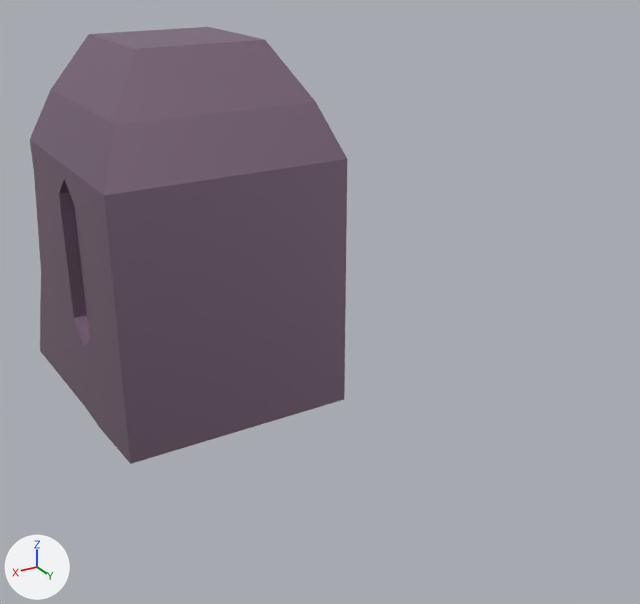
The glTF model Modelos/Robot.glb, before and after one commit.
Before and after are seen from a 50 mm lens placed at (2.78, 6.87, 4.09), pointed at (-0.5, 1.41, 1.36). The lights are fixed; the arrows at lower left show +X, +Y and +Z. Where no turn or scale is listed for an object, it has been applied to the vertices.

The first picture shows 'Robot'.
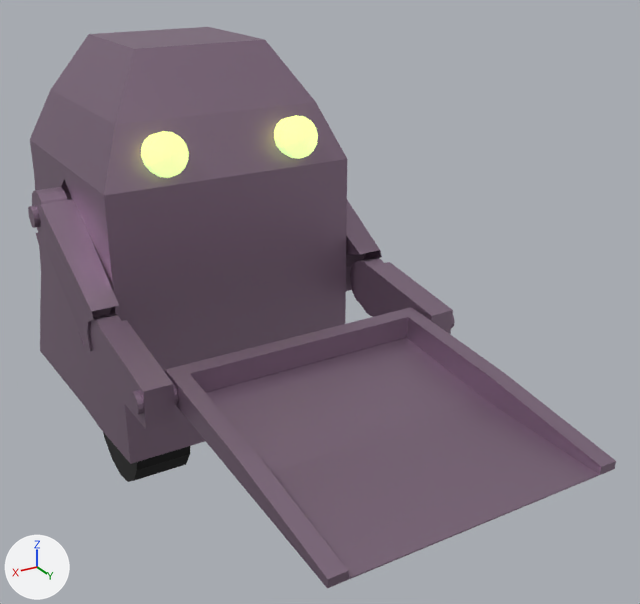
Commit message: robo fix

Where the change shows, as pixel boxes [x1, y1, x2, y2] in the pictures (640 x 604 px):
'Pá', added
    after: [165, 307, 616, 588]
'Antebraco', added
    after: [90, 257, 455, 429]
'Braco', added
    after: [28, 187, 382, 353]
'Eyes', added
    after: [141, 115, 318, 178]
'FrontWheel_01.002', added (black)
    after: [103, 432, 190, 482]

Diff of the bpy script that builds the scene:
```diff
--- a/Modelos/Robot.glb.py
+++ b/Modelos/Robot.glb.py
@@ mat_tire @@
+mat_tire = principled_material('Tire')
+mat_tire.base_color = (0.0, 0.0, 0.0)  # black #000000
@@ mat_eyes @@
+mat_eyes = principled_material('Eyes')
+mat_eyes.base_color = (0.8, 0.633, 0.033)  # yellow #e7d033
+mat_eyes.emission_color = (0.649, 1.0, 0.416)  # green #d3ffad
+mat_eyes.emission_strength = 1.0
@@ me_cylinder_002 @@
+me_cylinder_002.from_pydata(...)  # a 16-sided cylinder along x spanning x -0.238..0.238, y -0.53..0.53, z -0.53..0.53
+me_cylinder_002.materials.append(mat_tire)  # black #000000
@@ me_cylinder_014 @@
+me_cylinder_014.from_pydata(...)  # 234 vertices, 432 faces; spans x -0.164..1.232, y -0.151..0.126, z -0.159..0.166
+me_cylinder_014.materials.append(mat_eyes)  # yellow #e7d033
@@ me_cube_016 @@
+me_cube_016.from_pydata(...)  # 78 vertices, 152 faces; spans x -0.99..0.99, y -0.11..1.93, z -0.2..0.12
+me_cube_016.materials.append(mat_metal1)  # grey #9f879d
@@ me_cube_017 @@
+me_cube_017.from_pydata(...)  # 232 vertices, 440 faces; spans x -1.26..1.26, y -0.2..0.96, z -0.22..0.2
+me_cube_017.materials.append(mat_metal1)  # grey #9f879d
@@ me_cube_020 @@
+me_cube_020.from_pydata(...)  # 306 vertices, 568 faces; spans x -1.29..1.29, y -0.2..1.2, z -0.78..0.2
+me_cube_020.materials.append(mat_metal1)  # grey #9f879d
@@ ob_frontwheel_01_002 @@
+ob_frontwheel_01_002 = bpy.data.objects.new('FrontWheel_01.002', me_cylinder_002)
+ob_frontwheel_01_002.location = (0.64, 0.265, 0.109)
@@ ob_eyes @@
+ob_eyes = bpy.data.objects.new('Eyes', me_cylinder_014)
+ob_eyes.location = (-0.536, 0.988, 2.571)
@@ ob_pá @@
+ob_pá = bpy.data.objects.new('Pá', me_cube_016)
+ob_pá.location = (0.0, 2.034, 1.279)
@@ ob_antebraco @@
+ob_antebraco = bpy.data.objects.new('Antebraco', me_cube_017)
+ob_antebraco.location = (0.0, 1.191, 1.322)
@@ ob_braco @@
+ob_braco = bpy.data.objects.new('Braco', me_cube_020)
+ob_braco.location = (0.0, 0.0, 1.96)
```
